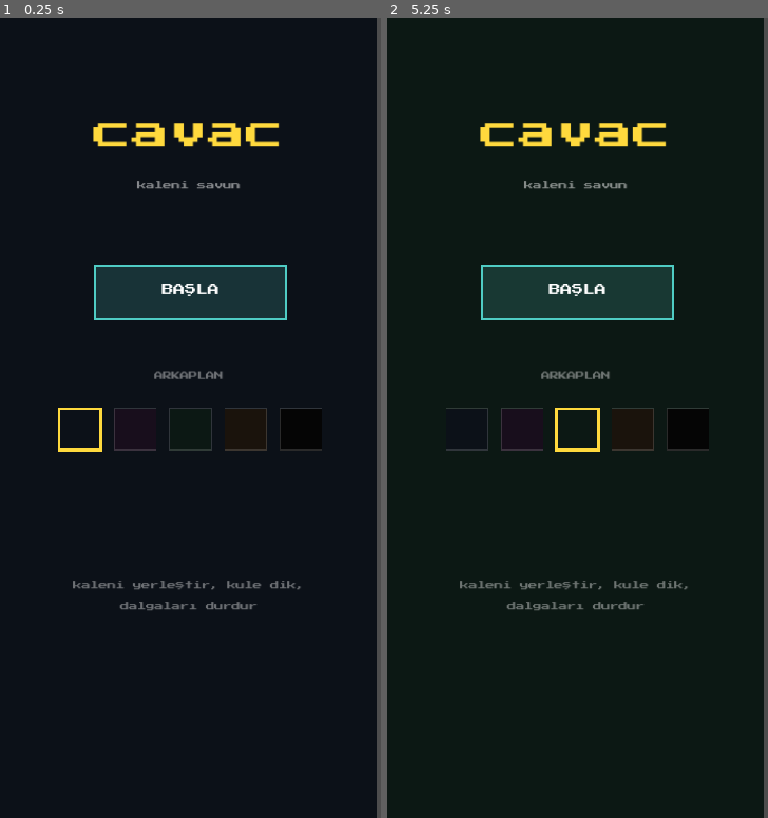
Above: before the commit, frames 1-2 (left to right).
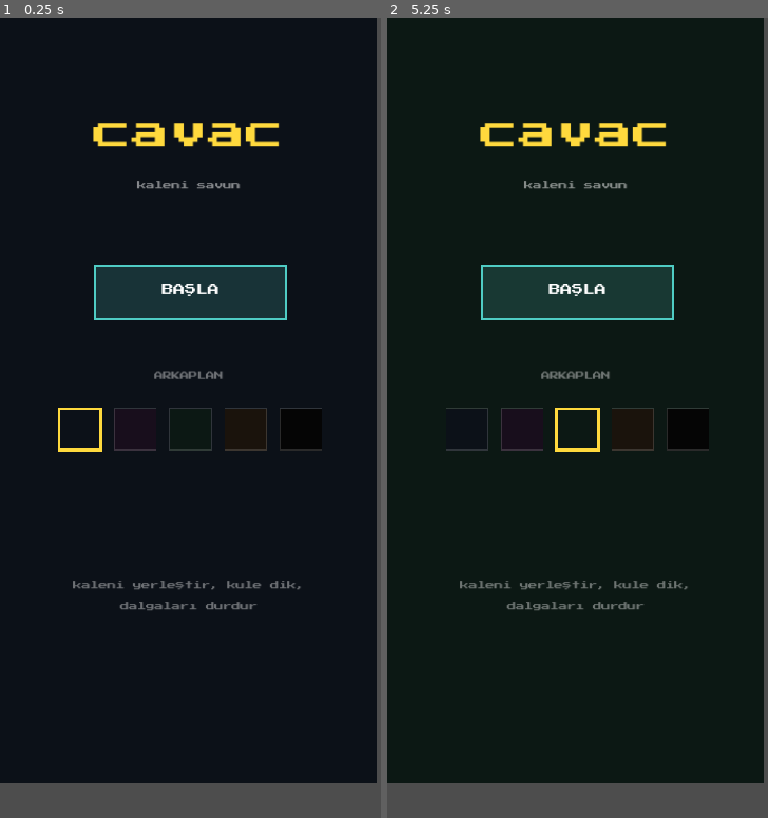
Above: after the commit, the same moments.

Repository: MetehanSarikaya/yellowhit
Game: Godot game, scene res://scenes/Main.tscn
Same seed, same stepped clock (60 frames per second), same inputs: the game is played once before the commit and once after it.
Inputs (mouse positions are in pixels of both pictures, inside the frame that each line leads up to):
- Up to frame 1 (0.25 s): no input
- Up to frame 2 (5.25 s): tap Enter at 0.5, 2, 3.5 s; move the mouse to (661, 378) at 0.52 s; click (661, 378) at 0.67 s; tap Space at 1.25, 2.75, 4.25 s; move the mouse to (501, 458) at 1.27 s; click (501, 458) at 1.42 s; move the mouse to (615, 242) at 2.02 s; click (615, 242) at 2.17 s; move the mouse to (558, 578) at 2.77 s; click (558, 578) at 2.92 s; move the mouse to (691, 538) at 3.52 s; click (691, 538) at 3.67 s; move the mouse to (463, 298) at 4.27 s; click (463, 298) at 4.42 s; move the mouse to (596, 418) at 5.02 s; click (596, 418) at 5.17 s

The runs differ from the first frame. In frame 1, 4.3% of the frame differs, in the area x 0-99%, y 95-100%; in frame 2, 4.3%.

Commit message:
shaping area

Diff:
--- a/akin_godot/scripts/main.gd
+++ b/akin_godot/scripts/main.gd
@@ -1,17 +1,17 @@
 extends Node2D
 
 # ---------- Grid ayarları ----------
-const COLS := 9
-const ROWS := 17
-const CELL := 44
+const COLS := 11
+const ROWS := 19
+const CELL := 36
 const GTOP := 80
-const GBOTTOM := 34
+const GBOTTOM := 40
 const W := COLS * CELL
 const GRID_H := ROWS * CELL
 const H := GTOP + GRID_H + GBOTTOM
 
 # ---------- Oyun ayarları ----------
-const RANGE := CELL * 1.6
+const RANGE := CELL * 2.4
 const MAX_TOWERS := 10
 const FIRE_RATE := 70
 const SPEED_NORM := 1.15
